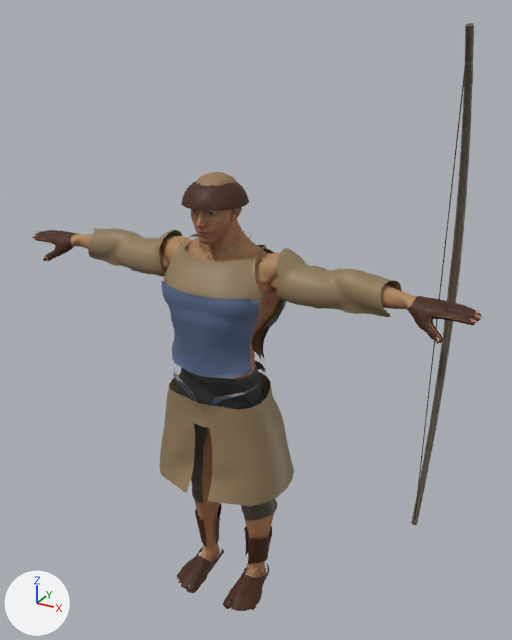
A saved change to the glTF model Projects/Siege/Assets/Models/Soldiers/Defenders_Archer.gltf.
Rendered twice from a camera (50 mm lens) standing at (1.29, -2.05, 2.33) and looking at (0.09, 0.14, 1.23). Every picture has the same lights, and +X, +Y and +Z are marked at lower left. The older version comes first. Vertices at exactly the same position are counted once.

Names of what the first picture shows: 'Defenders Archer'.
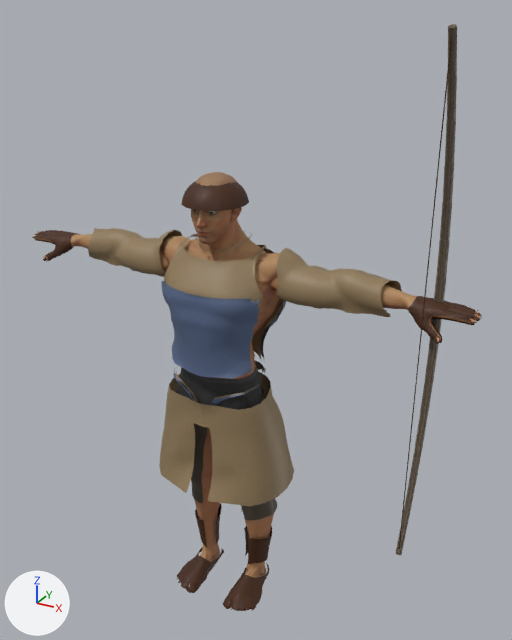
Pixel boxes [x1, y1, x2, y2] of what changed, in the pictures (512 x 640 px; the box of a moved part takes in the faces that stretch with it):
'Defenders Archer', reshaped
    before: [32, 23, 482, 611]
    after: [32, 24, 482, 611]
part 1 of me_defenders_archer, moved or reshaped
    before: [411, 23, 474, 525]
    after: [396, 24, 457, 555]
part 2 of me_defenders_archer, deleted
    before: [414, 34, 469, 519]
part 3 of me_defenders_archer, added
    after: [399, 37, 452, 549]

What the commit changed:
me_defenders_archer is used by ob_defenders_archer; location (0.0, 0.0, 0.0).
Verts and faces of me_defenders_archer; kept vertices keep their numbers, new ones are numbered from 14526.
me_defenders_archer had 14526 vertices, 26513 faces and spanned x -0.93..0.93, y -0.18..0.26, z -0.03..2.29.
me_defenders_archer now has 14529 vertices, 26519 faces and spans x -0.93..0.93, y -0.18..0.26, z -0.03..2.29.
me_defenders_archer part 1: the loose piece of 183 vertices spanning x 0.78..0.81, y 0.06..0.26, z 0.58..2.29 is moved by (0.0, -0.18, 0.0).
me_defenders_archer part 2: the loose piece of 6 vertices spanning x 0.79, y 0.06..0.07, z 0.59..2.29 is deleted.
Part 3, on me_defenders_archer:
New vertex 14526 is at (0.79, -0.12, 1.44), pixel (420, 332).
New vertex 14527 is at (0.79, -0.12, 2.29), pixel (452, 26).
New vertex 14528 is at (0.79, -0.12, 0.59), pixel (398, 554).
New vertices 14529 to 14534 stand at vertices 14526, 14526, 14527, 14527, 14528, 14528, in that order, plus (0.0, 0.01, 0.0).
New faces: (14527, 14529, 14531), (14526, 14529, 14527), (14526, 14527, 14532), (14526, 14532, 14530), (14530, 14532, 14531), (14529, 14530, 14531) (mat_leather).
New faces: (14526, 14533, 14529), (14526, 14528, 14533), (14526, 14530, 14528), (14528, 14530, 14534), (14529, 14534, 14530), (14529, 14533, 14534) (mat_leather).
Other edits to the shape of me_defenders_archer do not show in these pictures.
